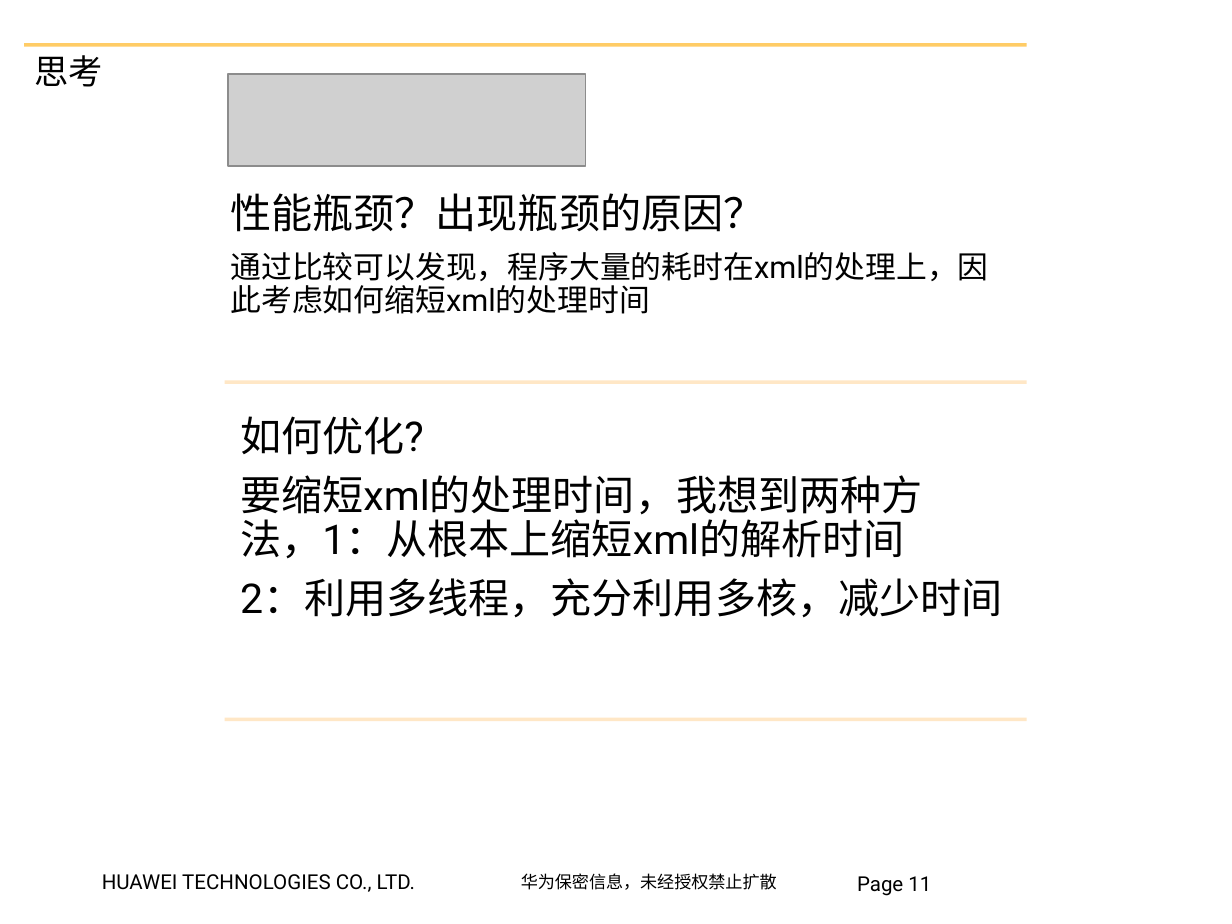
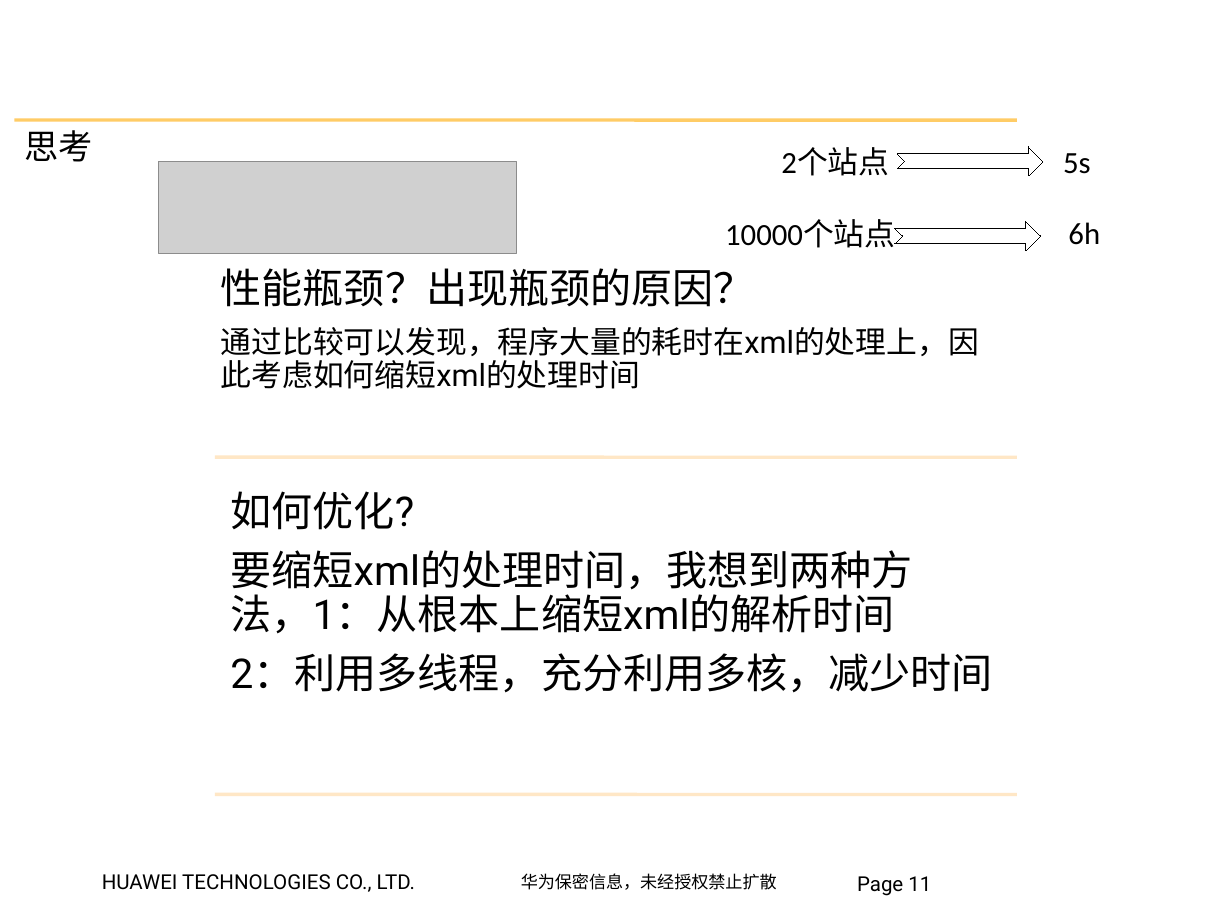
Before and after one commit to jumpjumpdog/Company, a slide deck: slide 11 of LTE产品部实习生转录用答辩模板.pptx. Drawn at 1232x924 pixels with LibreOffice and Linux fonts; fonts in the diff are those of the drawing; grey boxes stand for pictures; background and template pictures are left out. Boxes give left, top, right and bottom in pixels: in the first picture for what was removed or moved away, otherwise in the second. Text is boxed around its words. In the diff, an @@ line names an element or a change of style, - is before the commit and + after.

```diff
--- a/LTE产品部实习生转录用答辩模板.pptx
+++ b/LTE产品部实习生转录用答辩模板.pptx
@@ text added at [781, 147, 889, 176], 18 pt, text #000000 @@
+2个站点
@@ notched right arrow added at [897, 147, 1042, 176], outline #000000 0.75 pt @@
@@ picture: place and size @@
-picture at [228, 74, 585, 166]
+picture at [159, 161, 516, 254]
@@ text added at [1063, 153, 1091, 174], 18 pt, text #000000 @@
+5s
@@ text added at [725, 219, 895, 248], 18 pt, text #000000 @@
+10000个站点
@@ notched right arrow added at [894, 222, 1040, 251], outline #000000 0.75 pt @@
@@ text added at [1068, 222, 1100, 245], 18 pt, text #000000 @@
+6h
@@ 3 texts, 3 lines: place and size @@
-3 texts, 3 lines at [25, 44, 1026, 719]
+3 texts, 3 lines at [15, 120, 1016, 795]
```
Also in this commit, not shown: 1 other slide changed, 2 slides added, 2 slides removed.
